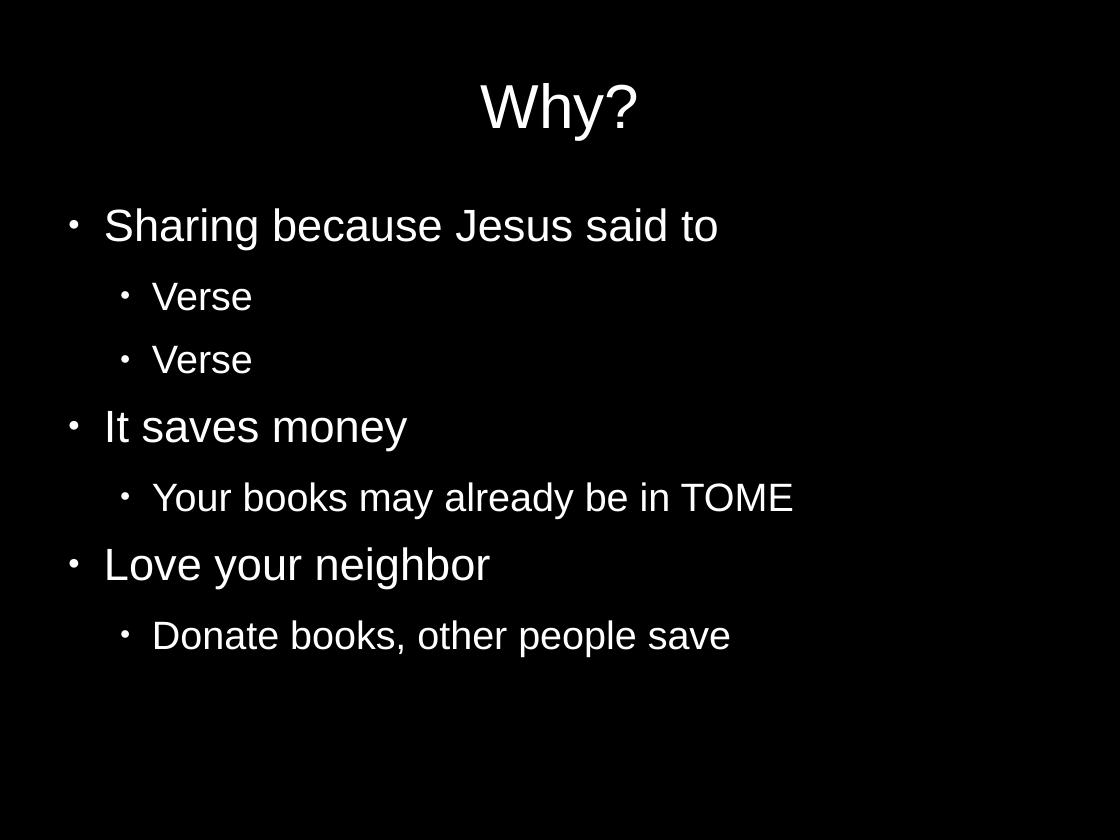
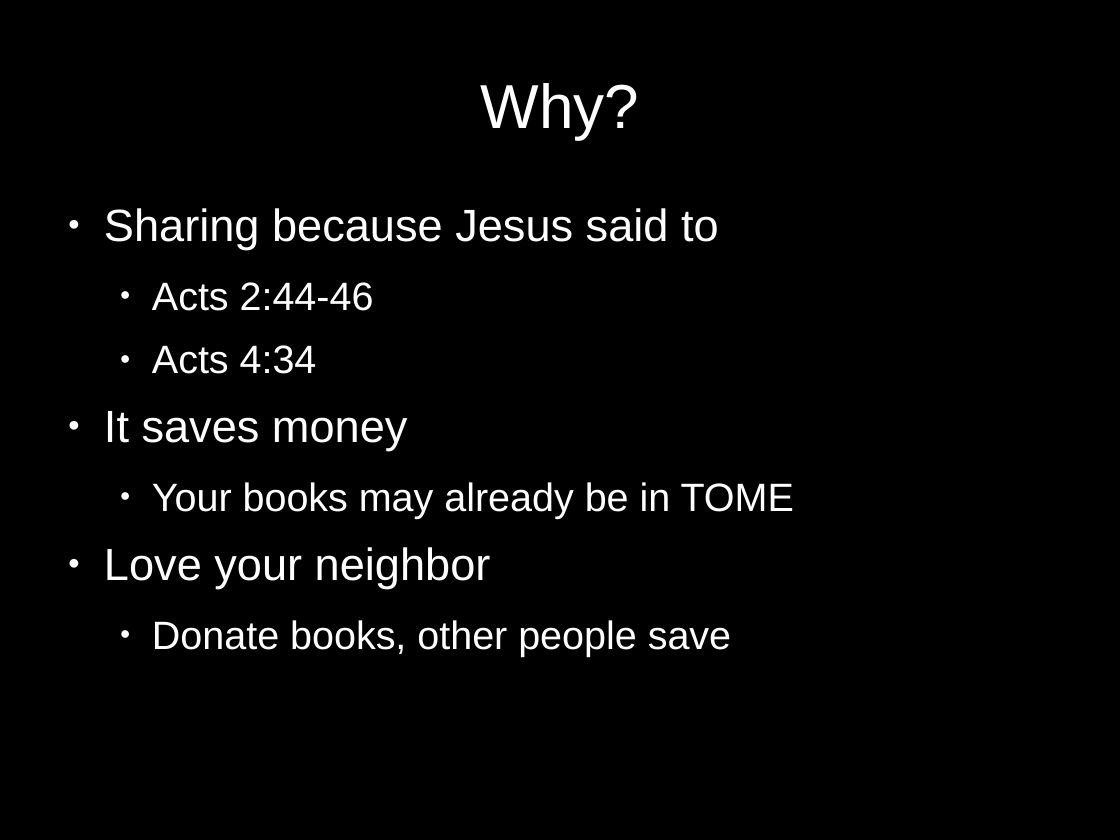
Before and after one commit to frioux/ptome, a slide deck: slide 2 of TRUNK/cosc4303/Presentation/slideshow.odp. Drawn at 1120x840 pixels with LibreOffice and Linux fonts; fonts in the diff are those of the drawing. Boxes give left, top, right and bottom in pixels: in the first picture for what was removed or moved away, otherwise in the second. Text is boxed around its words. In the diff, an @@ line names an element or a change of style, - is before the commit and + after.

```diff
--- a/TRUNK/cosc4303/Presentation/slideshow.odp
+++ b/TRUNK/cosc4303/Presentation/slideshow.odp
@@ text at <box>152,282,374,374</box>: text changed @@
-  ● Verse
-  ● Verse
+  ● Acts 2:44-46
+  ● Acts 4:34
```
